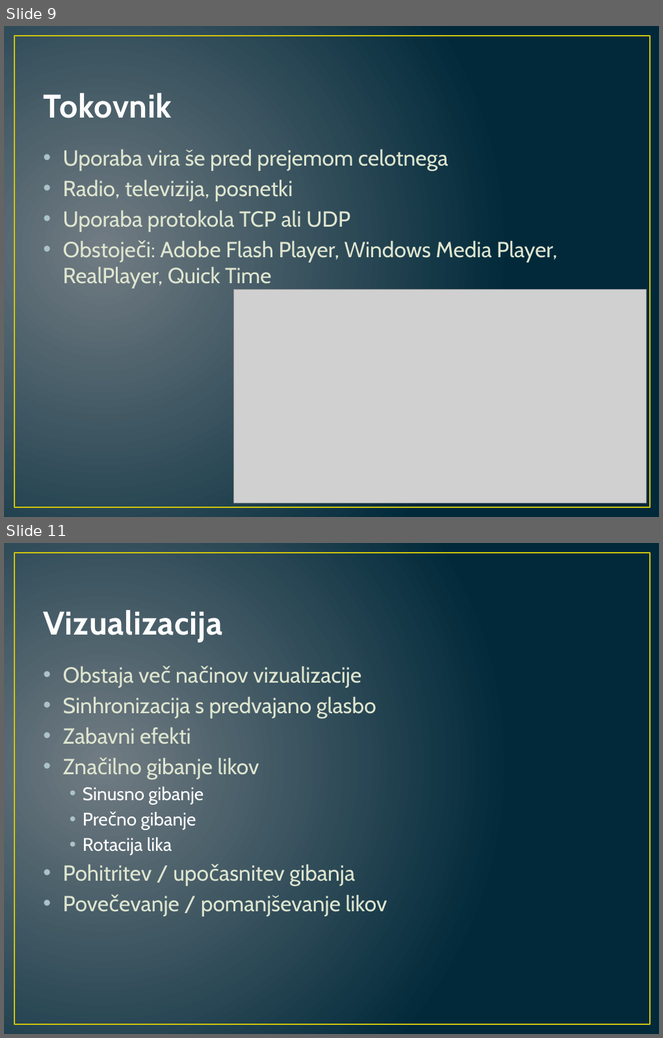
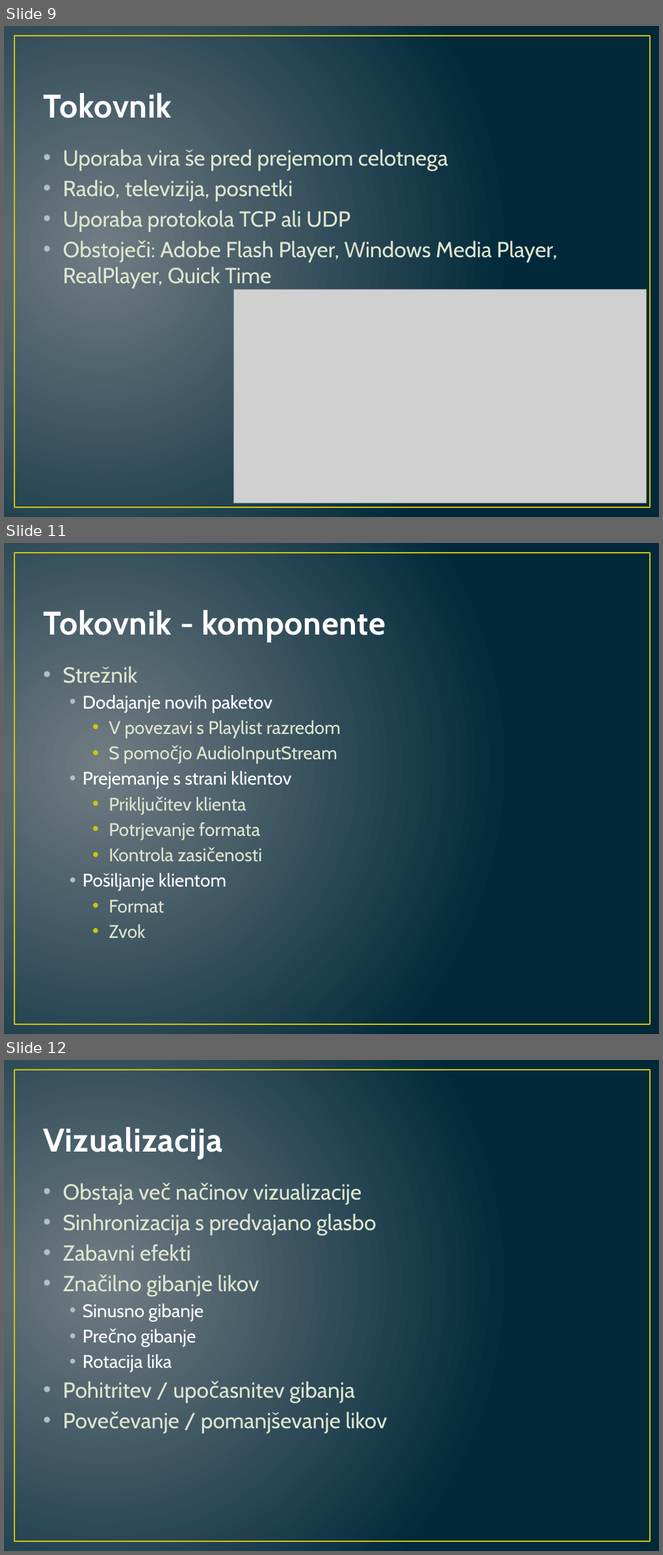
Before and after one commit to primus11/RZP, a slide deck: documentation/chiptune_glasba.pptx. Shown one above the other, each under a label of ours: slides 9 and 11 before the commit, slides 9, 11 and 12 after it; the slides between them are not shown. The pictures are 663x1038 and 663x1555 pixels, drawn with LibreOffice and Linux fonts; fonts in the diff are those of the drawing; grey boxes stand for pictures. Boxes give left, top, right and bottom in pixels: in the first picture for what was removed or moved away, otherwise in the second. Text is boxed around its words. In the diff, an @@ line names an element or a change of style, - is before the commit and + after.

Commit message:
changed presentation for streamer

```diff
--- a/documentation/chiptune_glasba.pptx
+++ b/documentation/chiptune_glasba.pptx
@@ slide 11 added at <box>4,543,659,1034</box>, background gradient #717C84 to #01293A; not listed: 1 template element that a slide beside it also shows @@
@@ title added at <box>43,610,386,641</box>, 36 pt, text #FEFEFE, bold @@
+Tokovnik - komponente
@@ text added at <box>63,667,341,938</box>, 20 pt, text #DFE6D0 @@
+• Strežnik
+  • Dodajanje novih paketov
+    • V povezavi s Playlist razredom
+    • S pomočjo AudioInputStream
+  • Prejemanje s strani klientov
+    • Priključitev klienta
+    • Potrjevanje formata
+    • Kontrola zasičenosti
+  • Pošiljanje klientom
+    • Format
+    • Zvok
@@ what was slide 11 is now slide 12 @@
```
Also in this commit, not shown: 1 slide changed.
